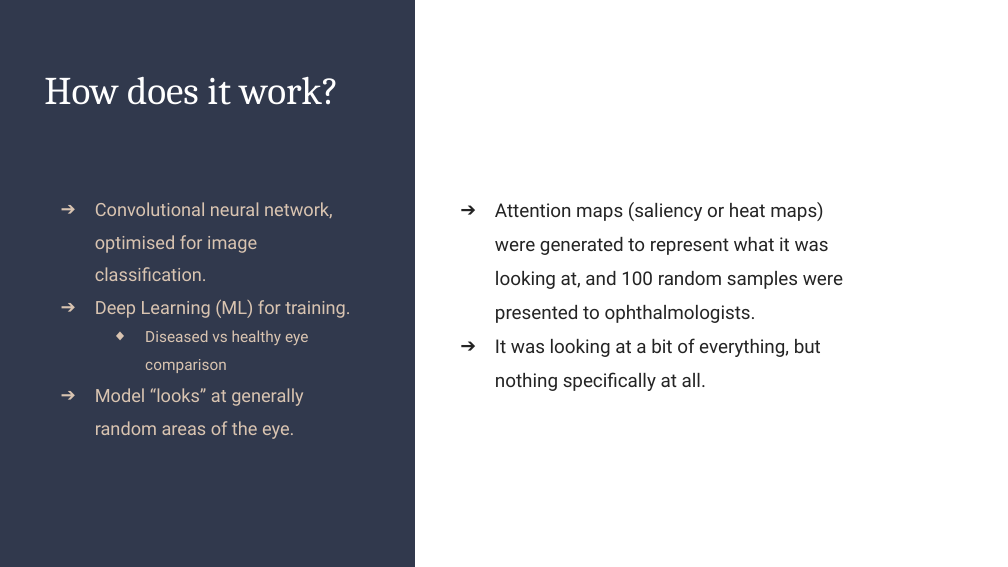
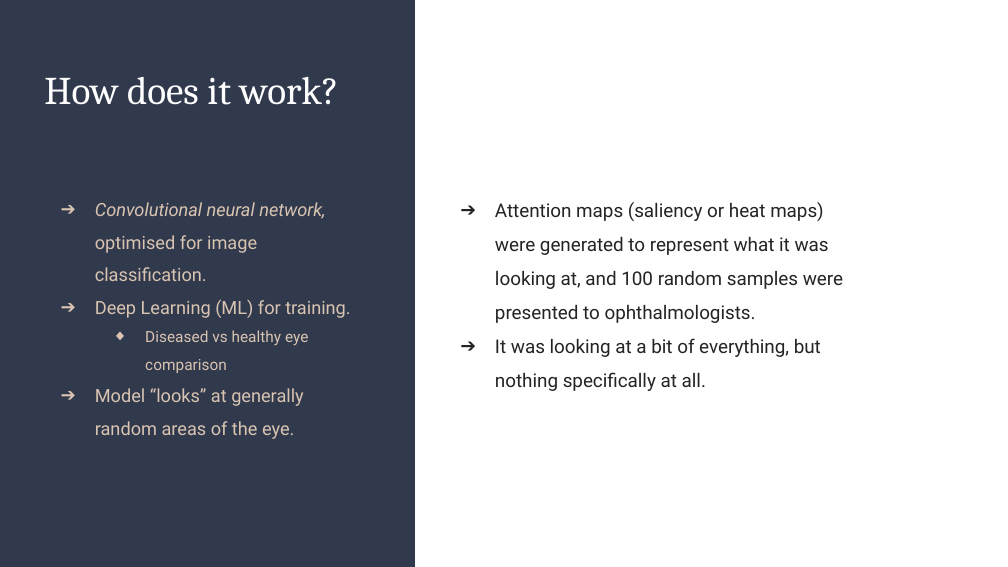
Before and after one commit to valmgisbert/ML-AI-World-Articles, a slide deck: slide 4 of ML-AI - What our eyes can tell us.pptx. Drawn at 1008x567 pixels with LibreOffice and Linux fonts; fonts in the diff are those of the drawing. Boxes give left, top, right and bottom in pixels: in the first picture for what was removed or moved away, otherwise in the second. Text is boxed around its words. In the diff, an @@ line names an element or a change of style, - is before the commit and + after.

```diff
--- a/ML-AI - What our eyes can tell us.pptx
+++ b/ML-AI - What our eyes can tell us.pptx
@@ text at box(95, 202, 325, 281): italic on in "Convolutional neural network," @@
```
Also in this commit, not shown: 1 other slide changed, 2 other files.
